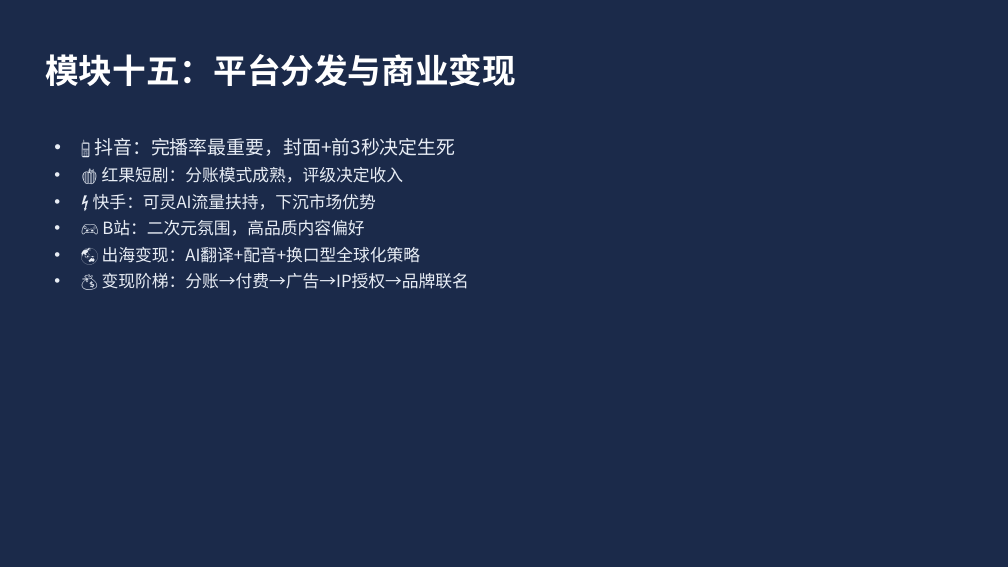
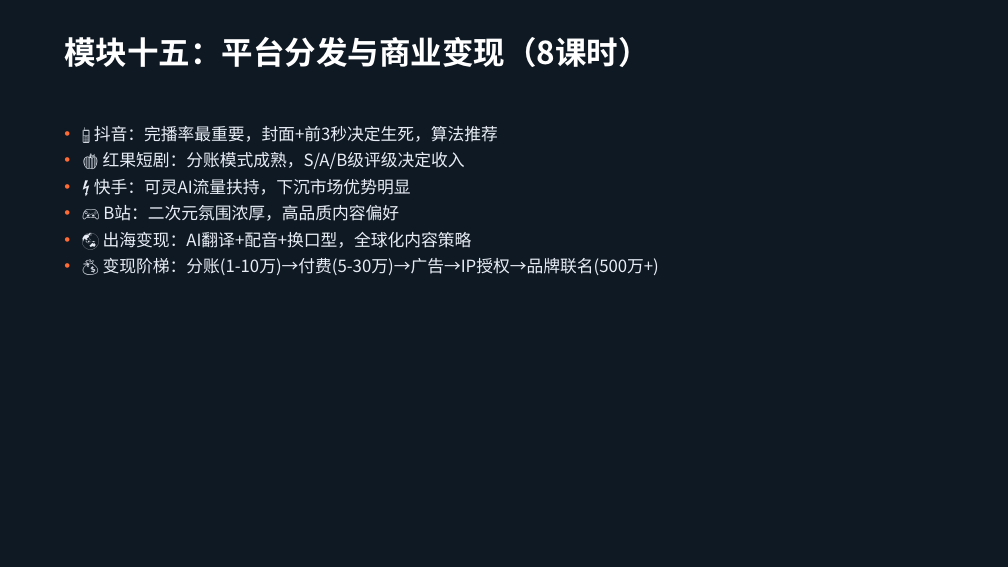
Before and after one commit to lichangjiang932-ship-it/ai-video-class, a slide deck: slide 33 of AI漫剧制作课程/AI漫剧制作全流程课程-2026版.pptx (slide 17 before the commit). Drawn at 1008x567 pixels with LibreOffice and Linux fonts; fonts in the diff are those of the drawing. Boxes give left, top, right and bottom in pixels: in the first picture for what was removed or moved away, otherwise in the second. Text is boxed around its words. In the diff, an @@ line names an element or a change of style, - is before the commit and + after.

Commit message:
升级PPT至42页精美版：深色主题+模块分节页+双栏布局+数据表格

```diff
--- a/AI漫剧制作课程/AI漫剧制作全流程课程-2026版.pptx
+++ b/AI漫剧制作课程/AI漫剧制作全流程课程-2026版.pptx
@@ background #1B2A4A to #0F1923 @@
@@ rectangle added at [0, 0, 1008, 7], fill #FF6B35 @@
@@ rectangle added at [0, 7, 1008, 98], fill #1A2A3A @@
@@ text at [64, 37, 650, 67]: text changed; size 32 to 30 pt @@
-模块十五：平台分发与商业变现
+模块十五：平台分发与商业变现（8课时）
@@ rectangle: place and size @@
-rectangle at [38, 117, 187, 121]
+rectangle at [57, 102, 222, 102]
@@ rectangle at [57, 102, 222, 102]: fill #FF6B35 to none; outline none to #FF6B35 3.94 pt @@
@@ text at [94, 126, 659, 275]: text changed @@
-• 📱 抖音：完播率最重要，封面+前3秒决定生死
-• 🍎 红果短剧：分账模式成熟，评级决定收入
-• ⚡ 快手：可灵AI流量扶持，下沉市场优势
-• 🎮 B站：二次元氛围，高品质内容偏好
-• 🌏 出海变现：AI翻译+配音+换口型全球化策略
-• 💰 变现阶梯：分账→付费→广告→IP授权→品牌联名
+• 📱 抖音：完播率最重要，封面+前3秒决定生死，算法推荐
+• 🍎 红果短剧：分账模式成熟，S/A/B级评级决定收入
+• ⚡ 快手：可灵AI流量扶持，下沉市场优势明显
+• 🎮 B站：二次元氛围浓厚，高品质内容偏好
+• 🌏 出海变现：AI翻译+配音+换口型，全球化内容策略
+• 💰 变现阶梯：分账(1-10万)→付费(5-30万)→广告→IP授权→品牌联名(500万+)
@@ rectangle added at [0, 551, 1008, 567], fill #1A2A3A @@
```
Also in this commit, not shown: 20 other slides changed, 21 slides added, 2 slides removed, 1 other file.
